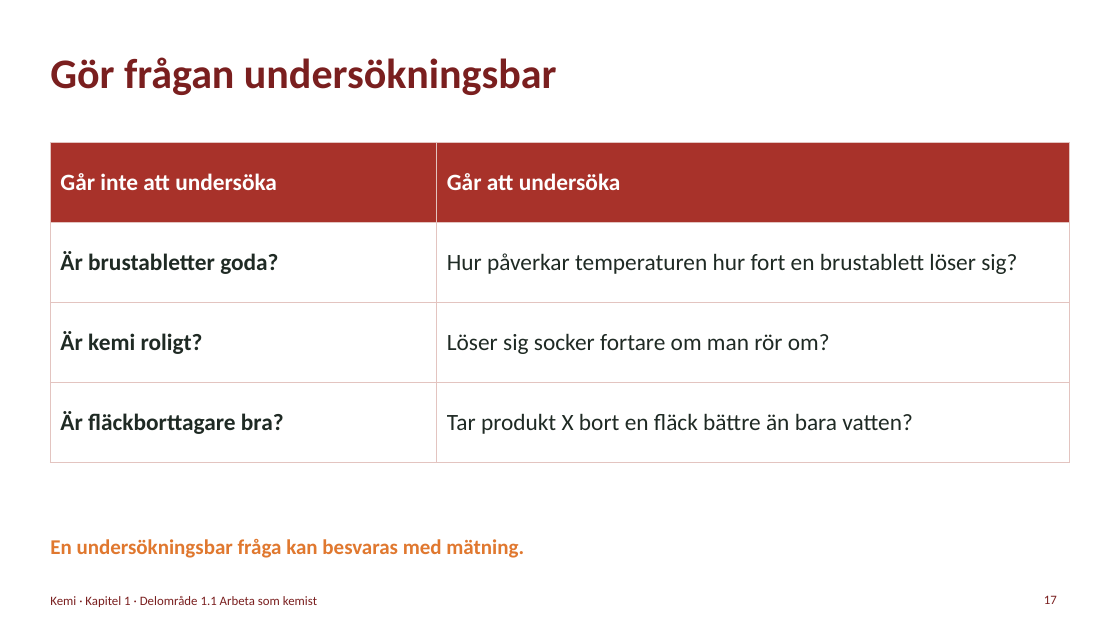
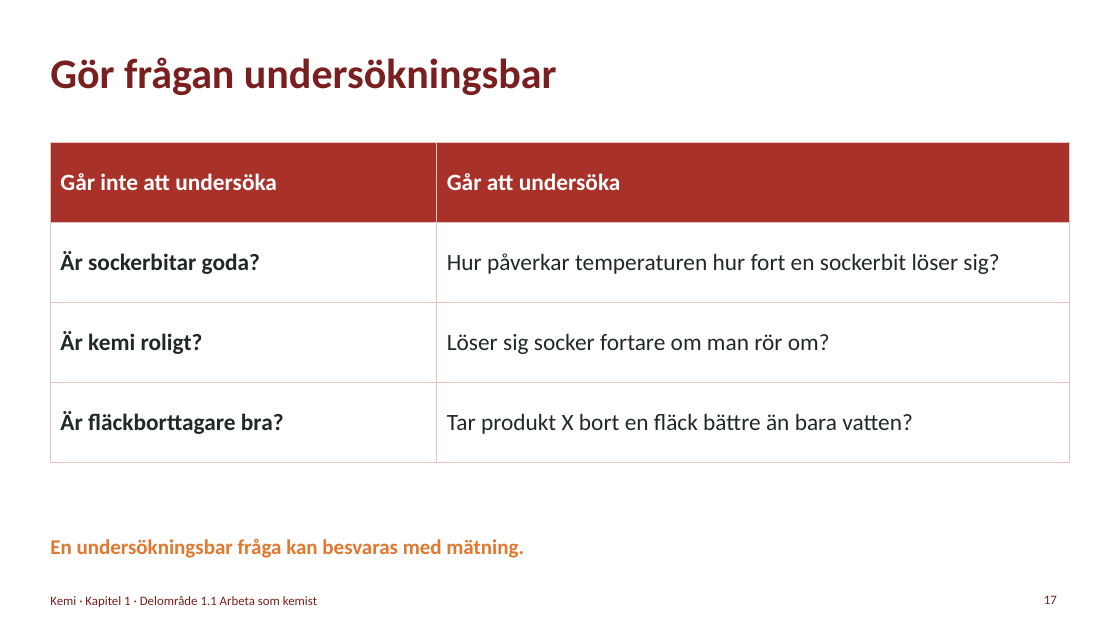
Before and after one commit to sweviktor95/pluggis, a slide deck: slide 17 of planering/kemi-omrade1/kemi-1-kemi-som-vetenskap.pptx. Drawn at 1120x630 pixels with LibreOffice and Linux fonts; fonts in the diff are those of the drawing. Boxes give left, top, right and bottom in pixels: in the first picture for what was removed or moved away, otherwise in the second. Text is boxed around its words. In the diff, an @@ line names an element or a change of style, - is before the commit and + after.

```diff
--- a/planering/kemi-omrade1/kemi-1-kemi-som-vetenskap.pptx
+++ b/planering/kemi-omrade1/kemi-1-kemi-som-vetenskap.pptx
@@ table at (50, 143, 1070, 438) @@
-row 2, column 1: Är brustabletter goda?
+row 2, column 1: Är sockerbitar goda?
-row 2, column 2: Hur påverkar temperaturen hur fort en brustablett löser sig?
+row 2, column 2: Hur påverkar temperaturen hur fort en sockerbit löser sig?
```
Also in this commit, not shown: 9 other slides changed, 40 other files.
